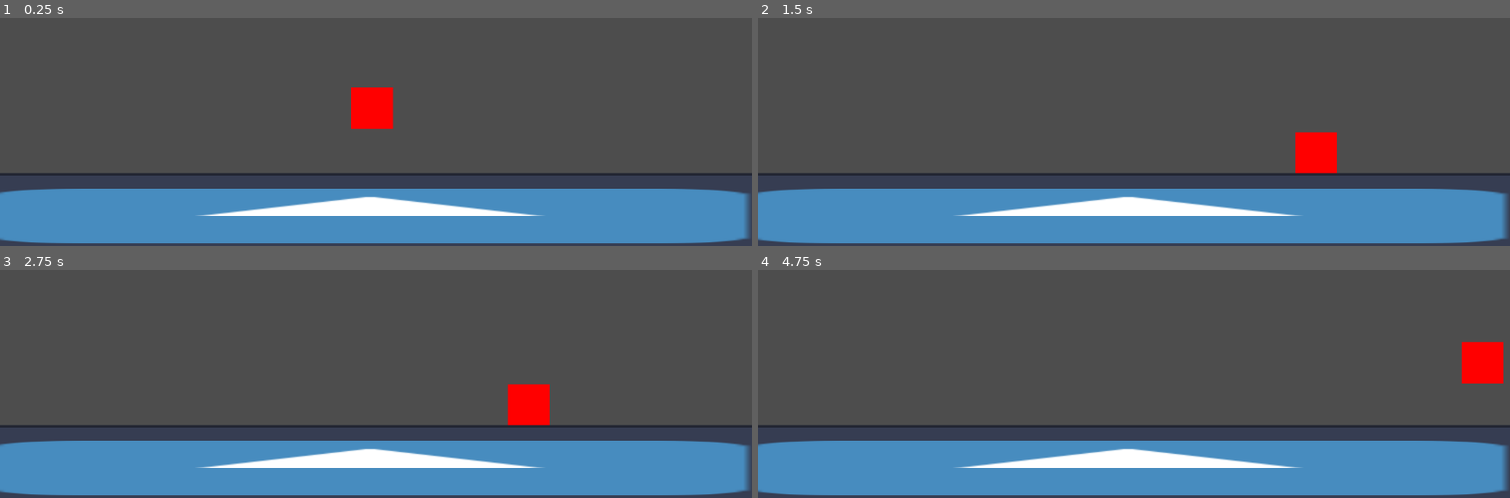
Above: before the commit, frames 1-4 (two rows, left to right).
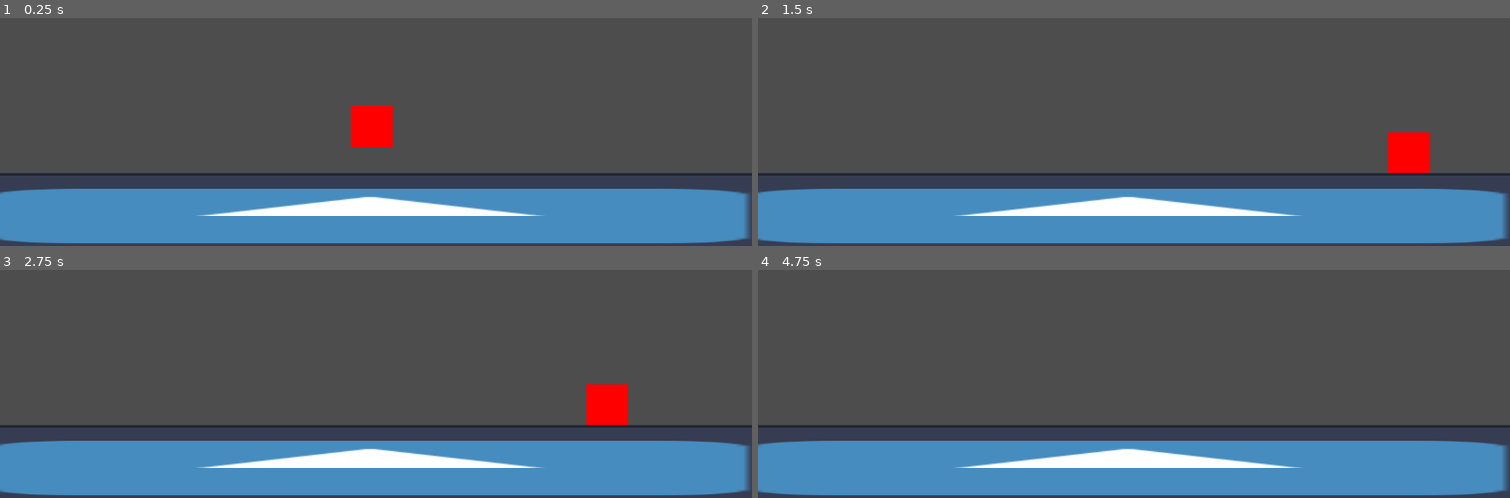
Above: after the commit, the same moments.

Repository: karmanote/Les-aventures-de-Gilbert-le-cowboy
Game: Godot game, scene res://Scenes/Test.tscn
The game is run twice, just before and just after one commit, with the same random seed, the same clock (stepped at 60 frames per second) and the same inputs. Before the commit the project has no main scene; this scene is started directly in both runs. The engine's default icon, where the game draws it, is replaced by a stand-in: a white triangle on a blue panel in a dark square.
Inputs:
- Up to frame 1 (0.25 s): no input
- Up to frame 2 (1.5 s): tap Enter (ui_accept) at 0.5, 0.77 s; hold Right (ui_right) from 0.53 s (still down)
- Up to frame 3 (2.75 s): tap Enter (ui_accept) at 1.52 s; release Right (ui_right) at 2.03 s; hold Left (ui_left) from 2.03 s (still down)
- Up to frame 4 (4.75 s): release Left (ui_left) at 2.78 s; hold Right (ui_right) 2.78-4.28 s; tap Enter (ui_accept) at 3.02, 3.77, 4.52 s; hold Left (ui_left) from 4.28 s (still down)

The runs differ from the first frame. In frame 1, 0.9% of the frame differs, in the area x 46-53%, y 30-57%; in frame 2, 2.1%, in the area x 71-90%, y 49-69%; in frame 3, 2.1%; in frame 4, 1.0%.

Commit message:
Amélioration script joueur

Diff:
--- a/Scenes/Test.tscn
+++ b/Scenes/Test.tscn
@@ -19,6 +19,6 @@
 scale = Vector2(13.140625, 1)
 texture = ExtResource("2_gxb1y")
 
-[node name="CollisionShape2D" type="CollisionShape2D" parent="test-platform" unique_id=1643624414]
+[node name="CollisionShape2D" type="CollisionShape2D" parent="test-platform" unique_id=771294325]
 position = Vector2(777, 0.5)
 shape = SubResource("RectangleShape2D_fc4li")
--- a/Scripts/player.gd
+++ b/Scripts/player.gd
@@ -1,14 +1,14 @@
 extends CharacterBody2D
 
 
-const SPEED = 300.0
-const JUMP_VELOCITY = -400.0
-
+const SPEED = 450.0
+const JUMP_VELOCITY = -800.0
+const COEF_GRAVITE = 2
 
 func _physics_process(delta: float) -> void:
 	# Add the gravity.
 	if not is_on_floor():
-		velocity += get_gravity() * delta
+		velocity += get_gravity() * delta * COEF_GRAVITE
 
 	# Handle jump.
 	if Input.is_action_just_pressed("ui_accept") and is_on_floor():
@@ -17,9 +17,9 @@
 	# Get the input direction and handle the movement/deceleration.
 	# As good practice, you should replace UI actions with custom gameplay actions.
 	var direction := Input.get_axis("ui_left", "ui_right")
-	if direction:
+	if direction != 0:
 		velocity.x = direction * SPEED
 	else:
-		velocity.x = move_toward(velocity.x, 0, SPEED)
+		velocity.x = move_toward(velocity.x, 0, SPEED / 2)
 
 	move_and_slide()
--- a/project.godot
+++ b/project.godot
@@ -15,6 +15,7 @@
 [application]
 
 config/name="Les aventures de Gilbert le cowboy"
+run/main_scene="uid://spl0evnry1iv"
 config/features=PackedStringArray("4.7", "Forward Plus")
 config/icon="res://icon.svg"
 
